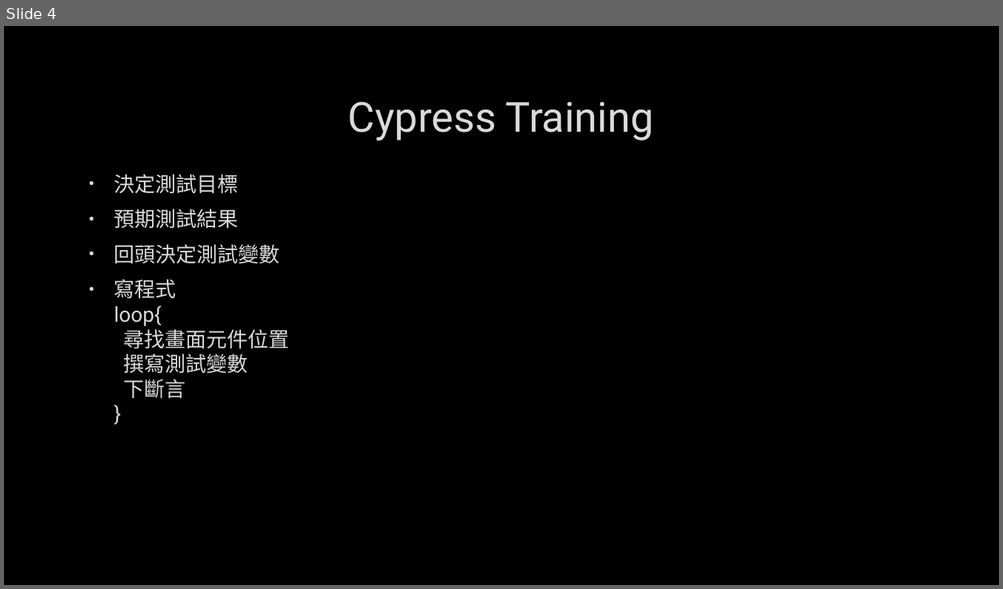
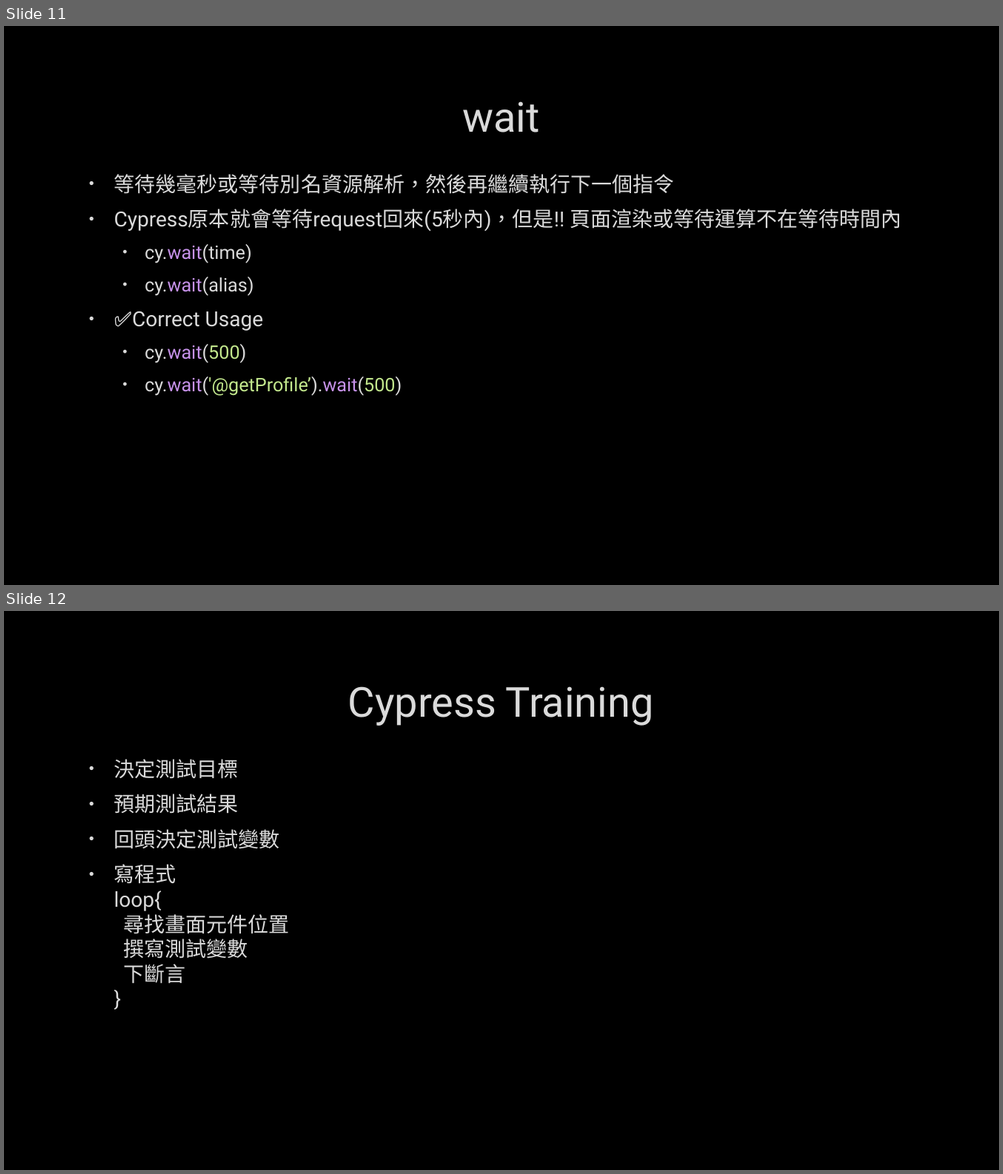
Before and after one commit to kodakjerec/showMySelf, a slide deck: docs/cypress練習.pptx. Shown one above the other, each under a label of ours: slide 4 before the commit, slides 11 and 12 after it. The pictures are 1003x589 and 1003x1174 pixels, drawn with LibreOffice and Linux fonts; fonts in the diff are those of the drawing; background and template pictures are left out. Boxes give left, top, right and bottom in pixels: in the first picture for what was removed or moved away, otherwise in the second. Text is boxed around its words. In the diff, an @@ line names an element or a change of style, - is before the commit and + after.

```diff
--- a/docs/cypress練習.pptx
+++ b/docs/cypress練習.pptx
@@ slide 11 added at <box>4,26,999,585</box>, background picture (left out) @@
@@ title added at <box>462,101,539,133</box>, 40 pt, text #DADADA @@
+wait
@@ text added at <box>114,174,902,396</box>, 20 pt, text #DADADA @@
+• 等待幾毫秒或等待別名資源解析，然後再繼續執行下一個指令
+• Cypress原本就會等待request回來(5秒內)，但是!! 頁面渲染或等待運算不在等待時間內
+  • cy.wait(time)
+  • cy.wait(alias)
+• ✅Correct Usage
+  • cy.wait(500)
+  • cy.wait('@getProfile’).wait(500)
@@ what was slide 4 is now slide 12 @@
```
Also in this commit, not shown: 3 slides changed, 7 other slides added.
